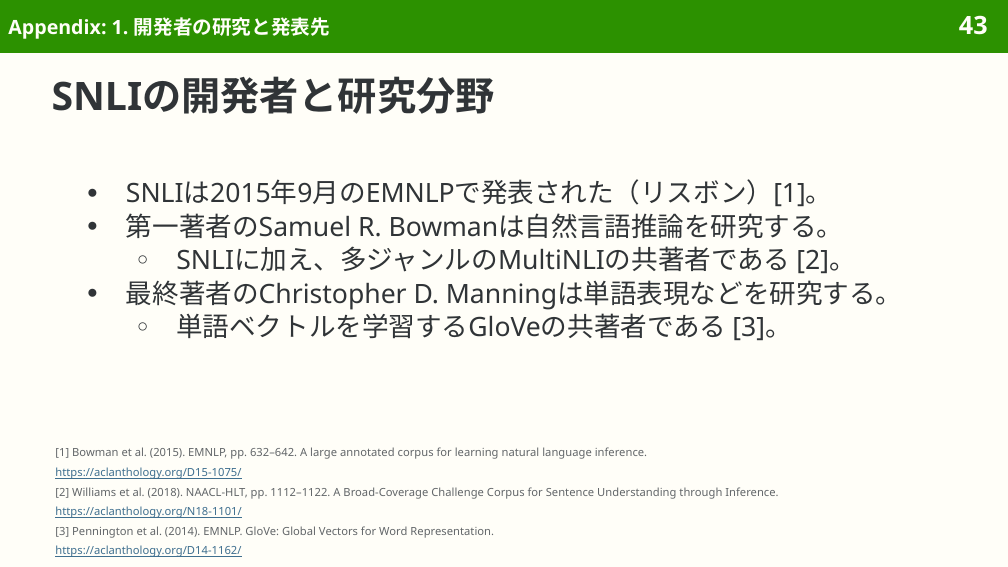
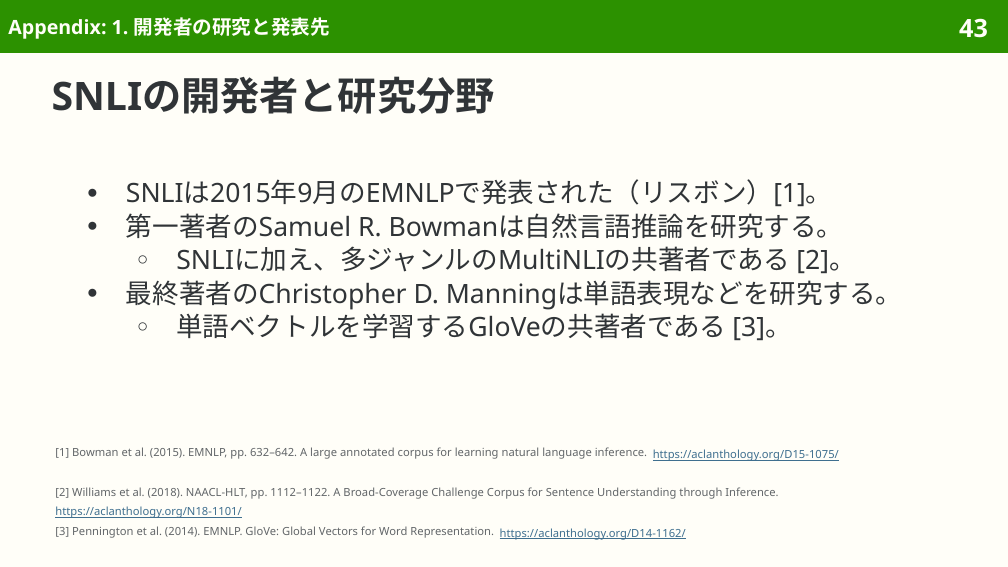
Before and after one commit to sasakiy84/datasets-in-10-minutes, a slide deck: slide 43 of slides/datasets-in-10-minutes-snli.pptx. Drawn at 1008x567 pixels with LibreOffice and Linux fonts; fonts in the diff are those of the drawing. Boxes give left, top, right and bottom in pixels: in the first picture for what was removed or moved away, otherwise in the second. Text is boxed around its words. In the diff, an @@ line names an element or a change of style, - is before the commit and + after.

```diff
--- a/slides/datasets-in-10-minutes-snli.pptx
+++ b/slides/datasets-in-10-minutes-snli.pptx
@@ text "https://aclanthology.org/D15-1075/": place and size @@
-text "https://aclanthology.org/D15-1075/" at [55,467,241,479]
+text "https://aclanthology.org/D15-1075/" at [653,449,839,461]
@@ text "https://aclanthology.org/D14-1162/": place and size @@
-text "https://aclanthology.org/D14-1162/" at [55,545,241,557]
+text "https://aclanthology.org/D14-1162/" at [500,528,686,540]
```
Also in this commit, not shown: 71 other slides changed, 15 other files.
